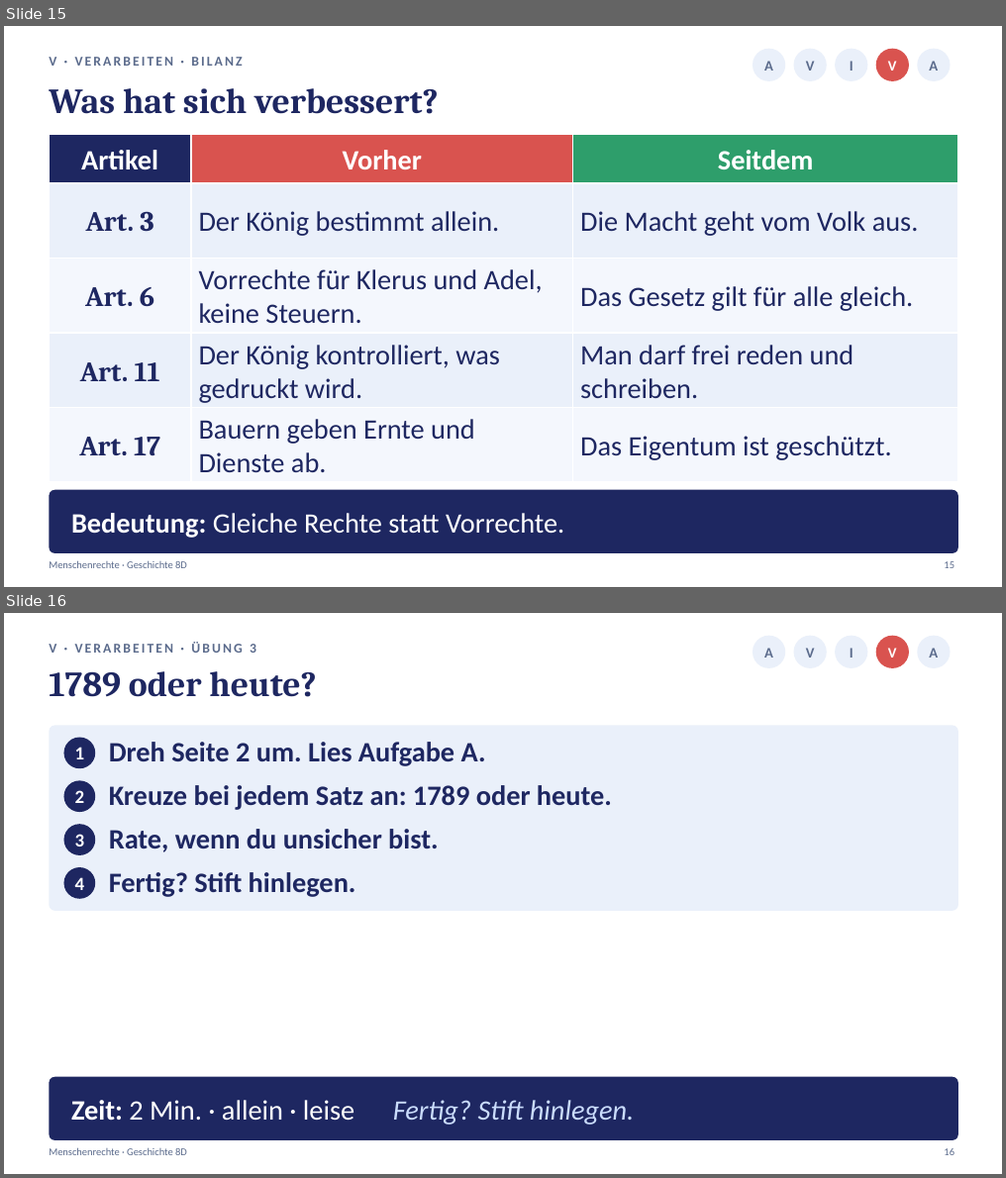
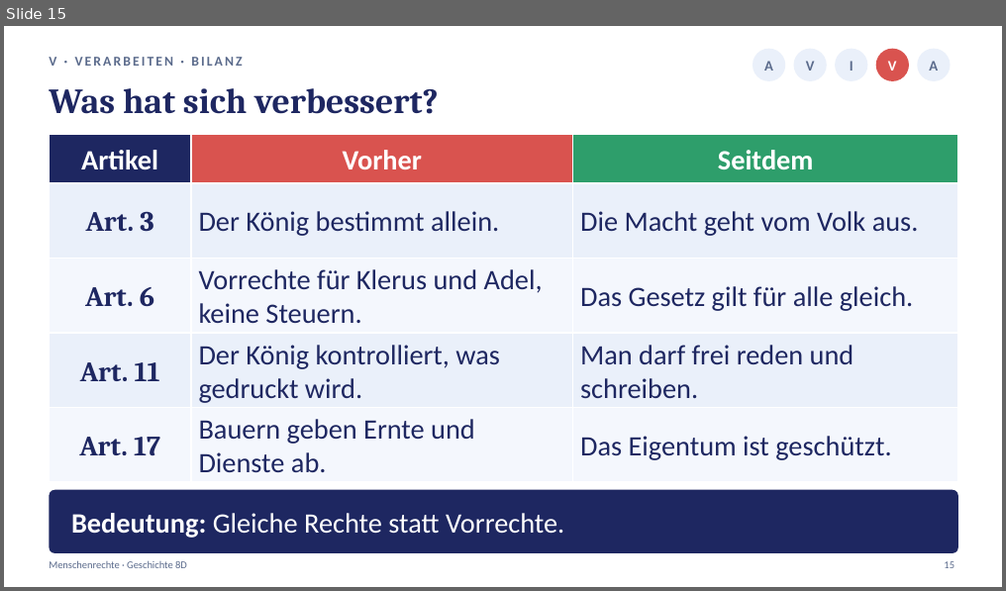
Before and after one commit to golzkonstantin-gif/Schule, a slide deck: Geschichte_8D/Stunde4_Menschenrechte/Praesentation_Stunde4_Menschenrechte_8D.pptx. Shown one above the other, each under a label of ours: slides 15 and 16 before the commit, slide 15 after it. The pictures are 1006x1178 and 1006x591 pixels, drawn with LibreOffice and Linux fonts; fonts in the diff are those of the drawing. Boxes give left, top, right and bottom in pixels: in the first picture for what was removed or moved away, otherwise in the second. Text is boxed around its words. In the diff, an @@ line names an element or a change of style, - is before the commit and + after.

```diff
--- a/Geschichte_8D/Stunde4_Menschenrechte/Praesentation_Stunde4_Menschenrechte_8D.pptx
+++ b/Geschichte_8D/Stunde4_Menschenrechte/Praesentation_Stunde4_Menschenrechte_8D.pptx
@@ slide 16 removed at box(4, 613, 1002, 1174), background #FFFFFF @@
@@ text removed at box(49, 642, 256, 653) @@
-V · VERARBEITEN · ÜBUNG 3
@@ ellipse removed at box(752, 636, 785, 668) @@
@@ ellipse removed at box(794, 636, 827, 668) @@
@@ ellipse removed at box(835, 636, 868, 668) @@
@@ ellipse removed at box(876, 636, 909, 668) @@
@@ ellipse removed at box(918, 636, 950, 668) @@
@@ text removed at box(49, 671, 316, 697) @@
-1789 oder heute?
@@ text removed at box(764, 648, 773, 658) @@
-A
@@ text removed at box(806, 648, 815, 658) @@
-V
@@ text removed at box(849, 648, 853, 658) @@
-I
@@ text removed at box(888, 648, 897, 658) @@
-V
@@ text removed at box(929, 648, 938, 658) @@
-A
@@ rounded rectangle removed at box(49, 725, 958, 911) @@
@@ ellipse removed at box(63, 738, 95, 768) @@
@@ text removed at box(75, 747, 85, 760) @@
-1
@@ text removed at box(109, 742, 486, 766) @@
-Dreh Seite 2 um. Lies Aufgabe A.
@@ ellipse removed at box(63, 780, 95, 812) @@
@@ text removed at box(75, 790, 85, 803) @@
-2
@@ text removed at box(109, 785, 612, 810) @@
-Kreuze bei jedem Satz an: 1789 oder heute.
@@ ellipse removed at box(63, 824, 95, 856) @@
@@ text removed at box(75, 834, 85, 847) @@
-3
@@ text removed at box(109, 829, 439, 853) @@
-Rate, wenn du unsicher bist.
@@ ellipse removed at box(63, 867, 95, 899) @@
@@ text removed at box(75, 877, 85, 890) @@
-4
@@ text removed at box(109, 872, 356, 897) @@
-Fertig? Stift hinlegen.
@@ rounded rectangle removed at box(49, 1077, 958, 1141) @@
@@ text removed at box(71, 1100, 634, 1125) @@
-Zeit: 2 Min. · allein · leise Fertig? Stift hinlegen.
@@ text removed at box(49, 1148, 187, 1156) @@
-Menschenrechte · Geschichte 8D
@@ text removed at box(944, 1149, 954, 1156) @@
-16
```
Also in this commit, not shown: 6 slides changed, 3 slides added, 1 other slide removed, 18 other files.
